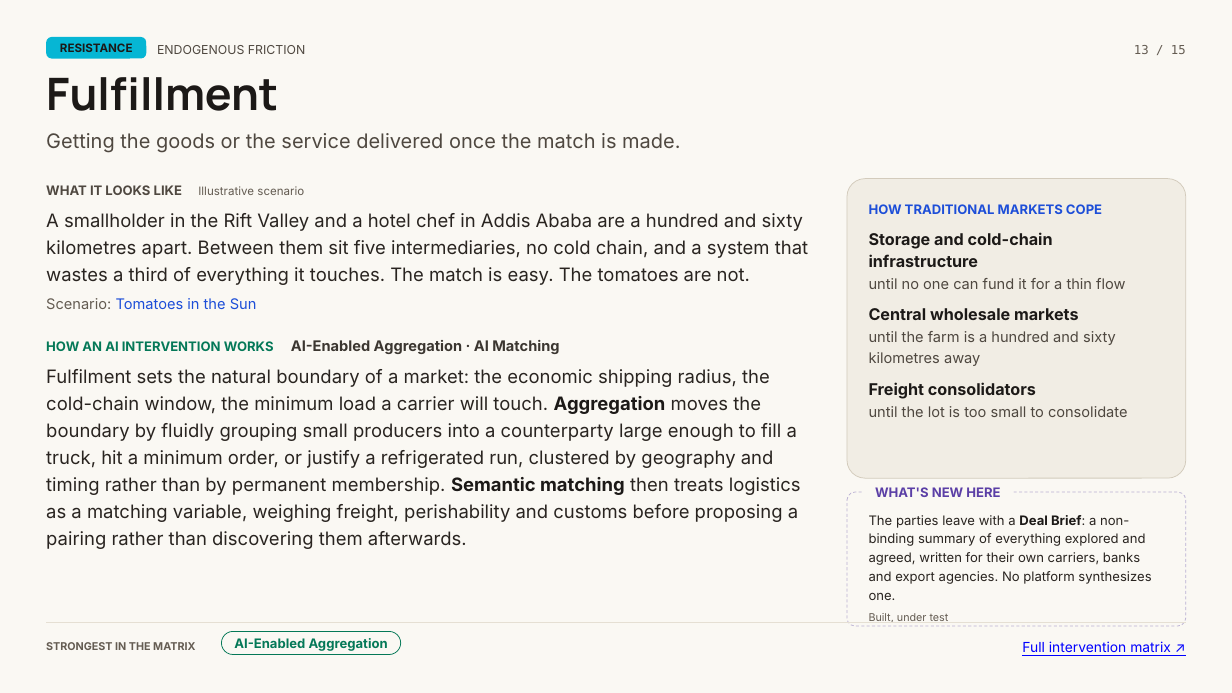
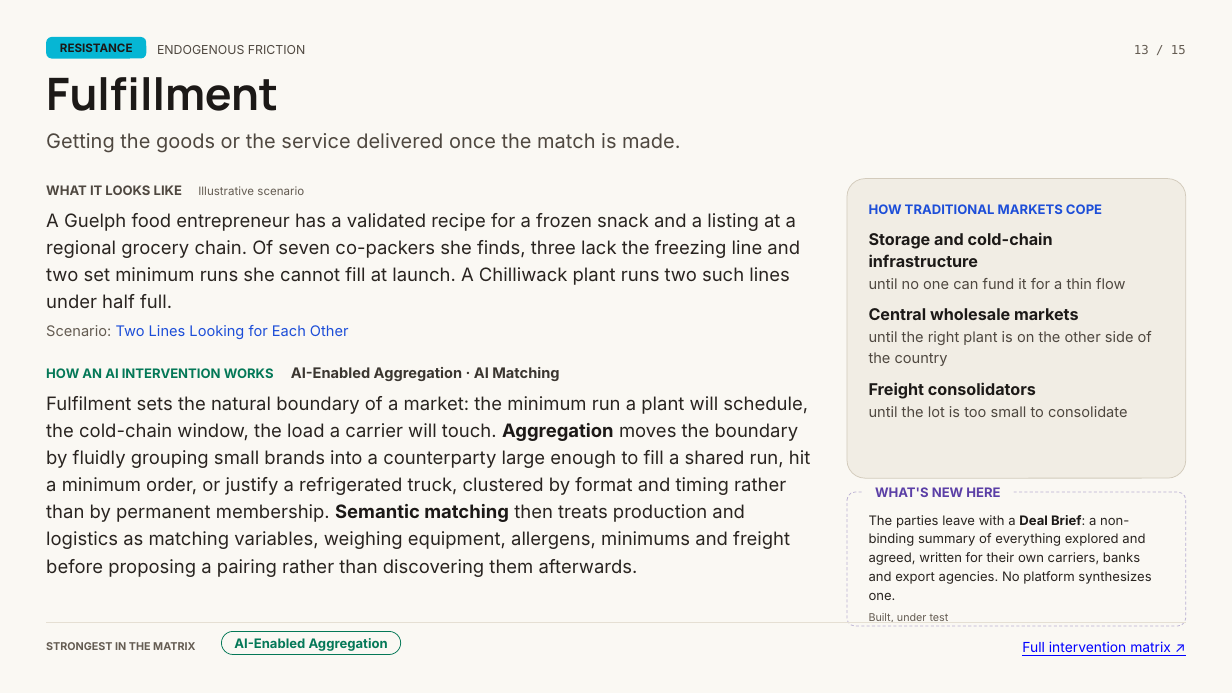
Before and after one commit to DeeperPoint/deeperpoint.github.io, a slide deck: slide 13 of cards/resistance-cards.pptx. Drawn at 1232x693 pixels with LibreOffice and Linux fonts; fonts in the diff are those of the drawing. Boxes give left, top, right and bottom in pixels: in the first picture for what was removed or moved away, otherwise in the second. Text is boxed around its words. In the diff, an @@ line names an element or a change of style, - is before the commit and + after.

```diff
--- a/cards/resistance-cards.pptx
+++ b/cards/resistance-cards.pptx
@@ text at bbox=[46, 213, 800, 339]: text changed @@
-A smallholder in the Rift Valley and a hotel chef in Addis Ababa are a hundred and sixty kilometres apart. Between them sit five intermediaries, no cold chain, and a system that wastes a third of everything it touches. The match is easy. The tomatoes are not.
-Scenario: Tomatoes in the Sun
+A Guelph food entrepreneur has a validated recipe for a frozen snack and a listing at a regional grocery chain. Of seven co-packers she finds, three lack the freezing line and two set minimum runs she cannot fill at launch. A Chilliwack plant runs two such lines under half full.
+Scenario: Two Lines Looking for Each Other
@@ text at bbox=[869, 331, 1152, 366]: text changed @@
-until the farm is a hundred and sixty kilometres away
+until the right plant is on the other side of the country
@@ text at bbox=[46, 396, 810, 577]: text changed @@
-Fulfilment sets the natural boundary of a market: the economic shipping radius, the cold-chain window, the minimum load a carrier will touch. Aggregation moves the boundary by fluidly grouping small producers into a counterparty large enough to fill a truck, hit a minimum order, or justify a refrigerated run, clustered by geography and timing rather than by permanent membership. Semantic matching then treats logistics as a matching variable, weighing freight, perishability and customs before proposing a pairing rather than discovering them afterwards.
+Fulfilment sets the natural boundary of a market: the minimum run a plant will schedule, the cold-chain window, the load a carrier will touch. Aggregation moves the boundary by fluidly grouping small brands into a counterparty large enough to fill a shared run, hit a minimum order, or justify a refrigerated truck, clustered by format and timing rather than by permanent membership. Semantic matching then treats production and logistics as matching variables, weighing equipment, allergens, minimums and freight before proposing a pairing rather than discovering them afterwards.
```
Also in this commit, not shown: 3 other slides changed, 14 other files.
